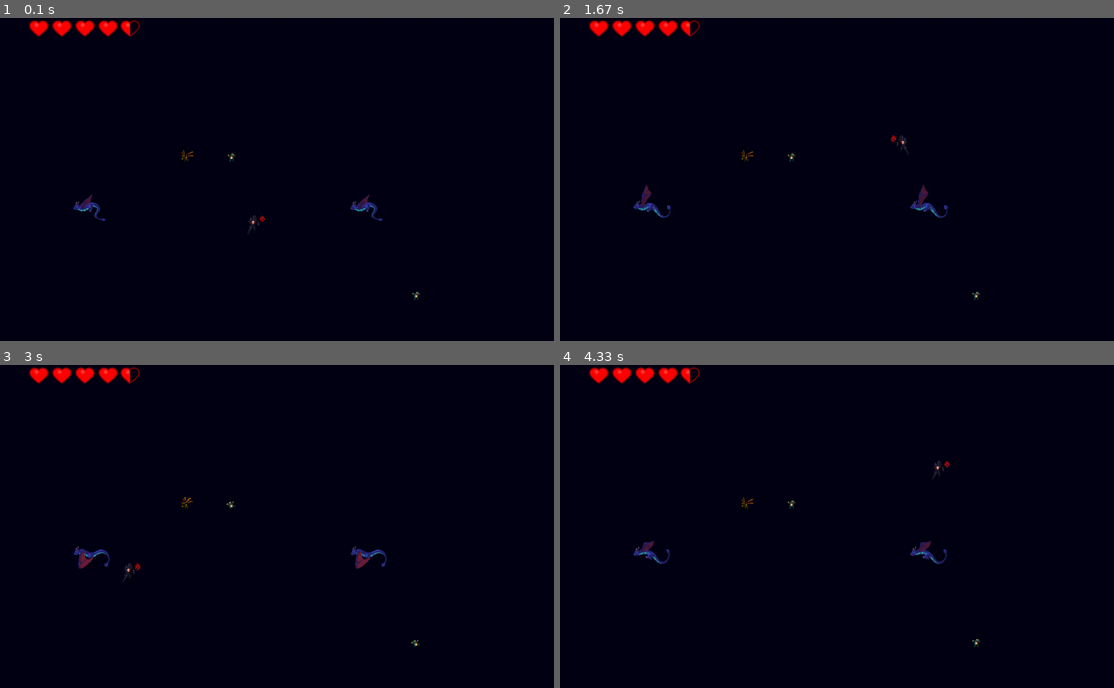
Above: before the commit, frames 1-4 (two rows, left to right).
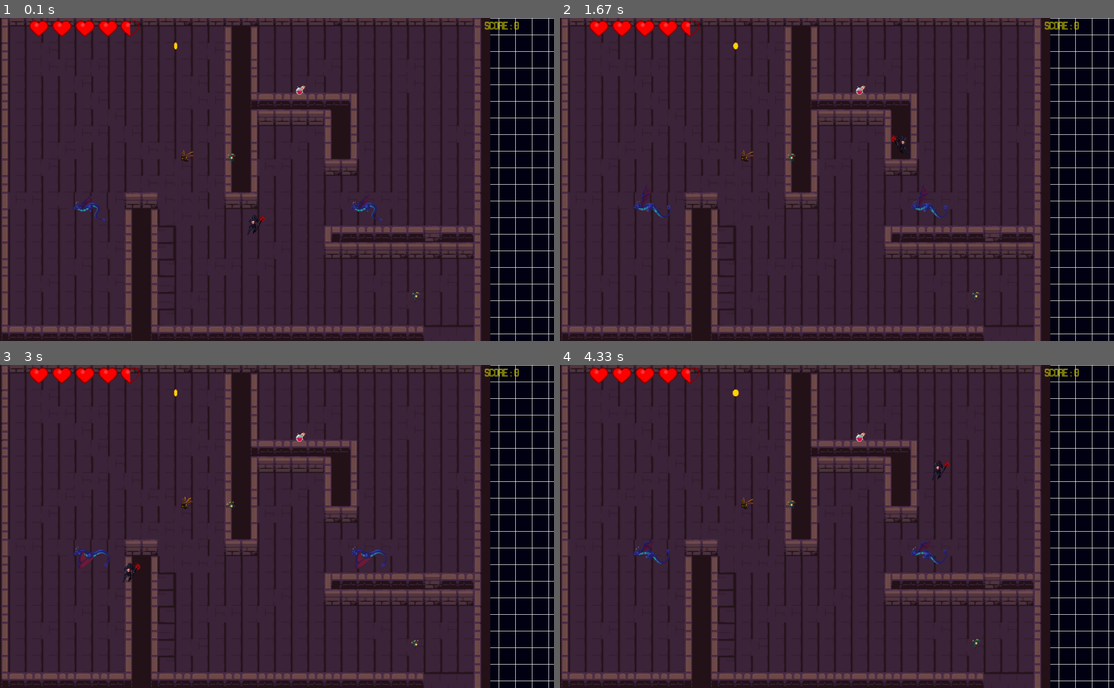
Above: after the commit, the same moments.

Repository: sergiosmmr/Juego_pygame-survivor-
Game: pygame game, started from main.py
Two runs of this game, one before a commit and one after it. Both use one fixed random seed, a clock stepped at 60 frames per second and the inputs below.
Inputs (mouse positions are in pixels of both pictures, inside the frame that each line leads up to):
- Up to frame 1 (0.1 s): no input
- Up to frame 2 (1.67 s): press the mouse at (1014, 169) at 0.37 s; move the mouse to (925, 185) at 0.47 s; release the mouse at (842, 202) at 0.6 s; hold D 0.67-1.13 s; hold W 1.17-1.47 s; hold A from 1.5 s (still down)
- Up to frame 3 (3 s): release A at 1.97 s; hold A 2-2.53 s; hold S 2.57-2.87 s; hold D from 2.9 s (still down)
- Up to frame 4 (4.33 s): release D at 3.3 s; hold W 3.33-3.7 s; hold D from 3.73 s (still down)

The runs differ from the first frame. In frame 1, 88% of the frame differs, in the area x 0-100%, y 0-100%; in frame 2, 88%; in frame 3, 88%; in frame 4, 88%.

Commit message:
se agrega matriz de tile de prueba y movimiento de mapa. nivel de mapas

Diff:
--- a/constantes_varaibles.py
+++ b/constantes_varaibles.py
@@ -14,10 +14,18 @@
 ESCALA_BALA = 0.01
 ESCALA_ENEMIGOS = 0.5
 ESCALA_CORAZONES = 0.1
+ESCALA_POSION_ROJA = 0.003
+ESCALA_MONEDA = 0.15
 TAMANIO_FUENTE_ENEMIGOS = 15
-
+TAMANIO_FUENTE_SCORE = 20
+TAMANIO_TILES = 36
+TIPOS_TILES = 100
+FILAS = 20
+COLUMNAS = 30
+LIMITES_PANTALLA = 150
 
 ####  COLORES  ####
+COLOR_BLANCO = (255, 255, 255)
 COLOR_AMARILLO = (255,255,0)
 COLOR_ROJO = (255, 0, 0)
 COLOR_DE_FONDO = (0, 0, 20)
@@ -28,4 +36,8 @@
 FPS = 60
 VELOCIDAD_PERSONAJE = 10
 COOLDOWN_BALAS = 150
+COOLDOWN_MONEDA = 80
 VELOCIDAD_BALAS = 20
+
+POSICION_TEXTO_SCORE_X = 1050
+POSICION_TEXTO_SCORE_Y = 5
--- /dev/null
+++ b/dividir_imagen.py
@@ -0,0 +1,45 @@
+from PIL import Image
+import os
+
+def dividir_guardar_imagen(ruta_imagen: str, carpeta_destino: str, divisiones_por_columna: int) -> None:
+    """
+    Divide una imagen en una cuadrícula y guarda cada fragmento por separado.
+
+    Parámetros:
+        ruta_imagen (str): Ruta del archivo de imagen original.
+        carpeta_destino (str): Carpeta donde se guardarán las partes generadas.
+        divisiones_por_columna (int): Número de divisiones horizontales (columnas).
+
+    Retorno:
+        None: La función guarda las imágenes directamente en la carpeta destino.
+    """
+    # Cargar imagen
+    img = Image.open(ruta_imagen)
+    ancho, alto = img.size
+
+    # Calcular el tamaño de cada cuadrado
+    tamanio_cuadrado = ancho // divisiones_por_columna
+    divisiones_por_fila = alto // tamanio_cuadrado
+
+    # Crear carpeta de destino si no existe
+    os.makedirs(carpeta_destino, exist_ok=True)
+
+    # Dividir y guardar cada tile
+    contador = 0
+    for i in range(divisiones_por_fila):
+        for j in range(divisiones_por_columna):
+            izquierda = j * tamanio_cuadrado
+            superior = i * tamanio_cuadrado
+            derecha = izquierda + tamanio_cuadrado
+            inferior = superior + tamanio_cuadrado
+
+            cuadrado = img.crop((izquierda, superior, derecha, inferior))
+            nombre_archivo = f"tile_{contador + 1}.png"
+            cuadrado.save(os.path.join(carpeta_destino, nombre_archivo))
+            contador += 1
+
+    img.close()
+    print(f"✅ Se guardaron {contador} tiles en '{carpeta_destino}'")
+
+# Ejemplo de uso
+dividir_guardar_imagen("assets/images/tiles/Dungeon_Tileset.png", "assets/images/tiles", 10)
--- /dev/null
+++ b/items.py
@@ -0,0 +1,36 @@
+import pygame as pg
+import pygame.sprite
+import constantes_varaibles as cons
+
+class Item(pg.sprite.Sprite):
+    def __init__(self, x, y, item_type, animacion_list):
+        super().__init__()
+        self.item_type = item_type
+        self.animacion_list = animacion_list
+        self.frame_index = 0
+        self.update_time = pg.time.get_ticks()
+        self.image = self.animacion_list[self.frame_index]
+        self.rect = self.image.get_rect()
+        self.rect.center = (x, y)
+
+    def update(self, personaje):
+        #comprobar colision entre el personaje y los items
+        if self.rect.colliderect(personaje.forma):
+            #si son monedas
+            if self.item_type == 0:
+                personaje.score += 100
+            #si son posiciones
+            elif self.item_type == 1:
+                personaje.energia += 50
+                if personaje.energia > 100:
+                     personaje.energia = 100
+            self.kill()
+
+        cooldown_animacion = cons.COOLDOWN_MONEDA
+        self.image = self.animacion_list[self.frame_index]
+
+        if pg.time.get_ticks() - self.update_time > cooldown_animacion:
+            self.frame_index += 1
+            self.update_time = pg.time.get_ticks()
+        if self.frame_index >= len(self.animacion_list):
+            self.frame_index = 0
--- a/main.py
+++ b/main.py
@@ -4,6 +4,9 @@
 import weapon as wp
 import os
 import texto as tx
+import items as ts
+import mundo as md
+import csv
 
 #######  FUNCIONES  ########
 
@@ -29,9 +32,13 @@
 ventana = pg.display.set_mode((cons.ANCHO_VENTANA, cons.ALTO_VENTANA))
 pg. display.set_caption(cons.NOMBRE_JUEGO)
 
+### variables ####
+posicion_pantalla = [0, 0]
+
+
 ##### FUENTES ######
 font = pg.font.Font("assets/font/Ryga.ttf", cons.TAMANIO_FUENTE_ENEMIGOS)
-
+font_score = pg.font.Font("assets/font/Ryga.ttf", cons.TAMANIO_FUENTE_SCORE)
 
 ##############importar imagenes#############
 
@@ -83,6 +90,29 @@
 #balas
 imagen_bala = pg.image.load(f"assets/images/weapons/bullets/fuego_1.png")
 imagen_bala = escalar_img(imagen_bala, cons.ESCALA_BALA)
+
+#cargar imagenes del mundo
+lista_tile = []
+for x in range(cons.TIPOS_TILES):
+    tile_image = pg.image.load(f"assets/images/tiles/tile_{x+1}.png")
+    tile_image = pg.transform.scale(tile_image, (cons.TAMANIO_TILES, cons.TAMANIO_TILES))
+    lista_tile.append(tile_image)
+
+#cargar imagen de los items
+posion_roja = pg.image.load("assets/images/items/posion/posion.png")
+posion_roja = escalar_img(posion_roja, cons.ESCALA_POSION_ROJA)
+
+monedas_imagen = []
+ruta_imagen = "assets/images/items/moneda"
+numero_monedas_imagen = contar_elementos(ruta_imagen)
+for i in range (numero_monedas_imagen):
+    img = pg.image.load(f"assets/images/items/moneda/moneda_frame_{i+1}.png")
+    img = escalar_img(img, cons.ESCALA_MONEDA)
+    monedas_imagen.append(img)
+
+def dibujar_texto_pantalla(texto, fuente, color, x, y):
+    img = fuente.render (texto, True, color)
+    ventana.blit(img, (x, y))
 
 def vida_jugador():
     corazon_mitad_dibujado = False
@@ -95,17 +125,38 @@
         else:
             ventana.blit(corazon_vacio, (5+i*50, 5))
 
+world_data = []
+
+for fila in range(cons.FILAS):
+    filas = [7] * cons.COLUMNAS
+    world_data.append(filas)
+
+#cargar el archivo con nivel
+with open("niveles/nivel_prueba_1.csv", newline="") as csv_file:
+    reader = csv.reader(csv_file, delimiter=',')
+    for y, fila in enumerate(reader):
+        for x, tile in enumerate(fila):
+            world_data [y] [x] = int(tile)
+
+
+world = md.Mundo()
+world.procesar_data(world_data, lista_tile)
+
+def dibujar_grid():
+    for x in range(50):
+        pg.draw.line(ventana, cons.COLOR_BLANCO, (x*cons.TAMANIO_TILES, 0), (x*cons.TAMANIO_TILES, cons.ALTO_VENTANA))
+        pg.draw.line(ventana, cons.COLOR_BLANCO, (0, x*cons.TAMANIO_TILES), (cons.ANCHO_VENTANA, x*cons.TAMANIO_TILES))
 
 
 #crear un jugador de la clase personaje en posicion x , y
-jugador = per.Personaje (550, 450, animaciones, 80)
+jugador = per.Personaje (550, 450, animaciones, 80, 1)
 
 #crear un enemigo de la clase personaje
-alien = per.Personaje(400, 300, animacion_enemigos[0], 100)
-dragon = per.Personaje(200, 400, animacion_enemigos[1], 100)
-rana = per.Personaje(900, 600, animacion_enemigos[2], 100)
-rana2 = per.Personaje(500, 300, animacion_enemigos[2], 100)
-dragon2 = per.Personaje(800, 400, animacion_enemigos[1], 100)
+alien = per.Personaje(400, 300, animacion_enemigos[0], 100, 2)
+dragon = per.Personaje(200, 400, animacion_enemigos[1], 100, 2)
+rana = per.Personaje(900, 600, animacion_enemigos[2], 100, 2)
+rana2 = per.Personaje(500, 300, animacion_enemigos[2], 100, 2)
+dragon2 = per.Personaje(800, 400, animacion_enemigos[1], 100, 2)
 
 #crear una lista de enemigos
 lista_enemigos = []
@@ -121,6 +172,13 @@
 #crear un grupo de sprites
 grupo_damage_text = pg.sprite.Group()
 grupo_balas = pg.sprite.Group()
+grupo_items = pg.sprite.Group()
+
+moneda = ts.Item(380, 60, 0, monedas_imagen)
+posion = ts.Item(650, 155, 1, [posion_roja])
+
+grupo_items.add(moneda)
+grupo_items.add(posion)
 
 #variables de movimiento del jugador
 
@@ -135,14 +193,13 @@
 run = True
 while run:
 
-
-
-
     #que valla a 60 fps
     reloj.tick(cons.FPS)
 
 
     ventana.fill(cons.COLOR_DE_FONDO)
+
+    dibujar_grid()
 
     #calcular movimiento del jugador
     delta_x = 0
@@ -157,10 +214,11 @@
     if mover_arriba == True:
         delta_y = -cons.VELOCIDAD_PERSONAJE
 
-
-
         #mover al jugador
-    jugador.movimiento(delta_x, delta_y)
+    posicion_pantalla = jugador.movimiento(delta_x, delta_y)
+
+    # actualiza el mapa
+    world.update(posicion_pantalla)
 
     #actualiza estado de jugador
     jugador.update()
@@ -168,7 +226,7 @@
     #actualiza estado de enemigo
     for ene in lista_enemigos:
         ene.update()
-        print(ene.energia)
+
 
     #actualiza el esatdo del arma
     bala = arma.update(jugador)
@@ -184,6 +242,12 @@
     # actualizar el daño
     grupo_damage_text.update()
 
+    #actualizar items
+    grupo_items.update(jugador)
+
+    #dibujar mundo
+    world.draw(ventana)
+
 
     #dibujar al jugador
     jugador.dibujar(ventana)
@@ -204,6 +268,10 @@
 
     #dibujar textos
     grupo_damage_text.draw(ventana)
+    dibujar_texto_pantalla(f"SCORE : {jugador.score}", font_score, cons.COLOR_AMARILLO, cons.POSICION_TEXTO_SCORE_X, cons.POSICION_TEXTO_SCORE_Y)
+
+    #dibujar items
+    grupo_items.draw(ventana)
 
 
     for event in pg.event.get():
--- /dev/null
+++ b/mundo.py
@@ -0,0 +1,30 @@
+import pygame as pg
+import constantes_varaibles as cons
+
+
+class Mundo():
+    def __init__(self):
+        self.maps_tile = []
+
+    def procesar_data (self, data, lista_tile):
+        self.level_lenght = len(data)
+        for y, row in enumerate (data):
+            for x, tile in enumerate(row):
+                #print(f"Intentando acceder al índice: {tile} | Tamaño de la lista: {len(lista_tile)}")
+                image = lista_tile[tile]
+                image_rect = image.get_rect()
+                image_x = x * cons.TAMANIO_TILES
+                image_y = y * cons.TAMANIO_TILES
+                image_rect.center = (image_x, image_y)
+                tile_data = [image, image_rect, image_x, image_y]
+                self.maps_tile.append(tile_data)
+
+    def update(self, posicion_pantalla):
+        for tile in self.maps_tile:
+            tile [2] += posicion_pantalla[0]
+            tile [3] += posicion_pantalla[1]
+            tile [1].center = (tile[2], tile[3])
+
+    def draw(self, surface):
+        for tile in self.maps_tile:
+            surface.blit(tile[0], tile[1])
--- /dev/null
+++ b/niveles/nivel_prueba_1.csv
@@ -0,0 +1,20 @@
+0,1,2,3,1,1,1,2,3,1,2,3,2,4,4,3,2,1,2,2,3,2,4,4,4,1,2,2,1,5
+10,21,21,21,21,21,21,21,21,21,21,21,21,21,15,10,21,21,21,21,21,21,21,21,21,21,21,21,21,15
+0,21,21,22,21,21,21,21,21,21,21,21,21,22,25,10,21,21,21,21,21,21,21,21,21,21,21,21,21,15
+10,21,21,22,22,21,22,21,21,21,21,21,21,21,15,20,21,21,21,21,22,21,21,21,21,22,21,21,21,5
+0,21,21,21,21,22,21,21,21,21,21,21,22,21,25,10,21,21,21,22,21,21,21,21,21,22,21,21,21,5
+0,21,21,21,21,21,22,21,21,21,21,21,22,22,15,40,41,42,41,42,41,53,21,21,21,21,21,21,21,5
+30,21,21,21,21,21,21,22,21,21,21,21,21,21,15,10,2,2,2,2,5,10,21,21,21,21,21,21,21,15
+30,21,21,21,21,22,22,21,22,21,21,21,21,22,25,10,21,21,21,22,15,20,21,21,21,21,21,21,22,5
+30,21,21,21,22,22,21,21,21,22,22,21,21,21,15,20,21,21,22,21,15,10,22,21,21,21,21,21,21,5
+30,21,21,22,21,21,21,21,21,21,21,22,21,21,15,10,22,22,21,21,3,3,21,21,21,21,21,21,21,15
+20,21,21,21,21,21,21,21,21,22,22,22,21,22,25,10,21,21,21,21,21,21,21,21,21,21,21,21,21,5
+30,22,22,21,24,24,24,22,1,3,22,22,22,21,4,3,21,21,21,21,21,22,22,22,22,21,21,21,21,5
+20,21,21,21,21,21,21,21,15,10,21,22,22,22,21,21,21,21,21,21,21,21,21,21,21,21,21,21,21,15
+30,21,21,21,21,21,21,21,25,20,14,21,21,21,21,21,21,21,21,21,50,44,42,42,44,44,3,44,42,5
+30,21,21,21,21,21,21,22,25,20,14,21,21,21,21,21,21,22,21,21,1,3,2,4,3,4,3,2,3,15
+20,21,21,21,21,22,21,21,15,10,11,21,21,22,22,21,22,21,21,21,21,21,21,21,21,21,21,21,21,5
+30,21,21,22,21,21,21,22,25,20,13,21,21,21,21,21,21,21,21,21,21,21,21,22,21,21,21,22,21,5
+30,21,21,21,21,21,21,21,15,10,13,21,22,21,21,21,21,21,21,21,21,21,21,21,21,22,21,21,21,35
+30,21,21,21,21,21,21,21,15,10,11,21,21,21,21,21,21,21,21,21,21,21,21,21,21,21,21,21,21,25
+40,41,42,41,42,41,42,44,45,40,41,43,41,41,43,41,43,43,41,43,43,41,41,43,41,43,12,12,12,35
--- a/personaje.py
+++ b/personaje.py
@@ -12,7 +12,8 @@
         el rectángulo que define la posición y el área de colisión
         del personaje en la pantalla.
     """
-    def __init__(self, x, y, animaciones, energia):
+    def __init__(self, x, y, animaciones, energia, tipo):
+        self.score = 0
         self.energia = energia
         self.vivo = True
         self.flip = False
@@ -26,14 +27,41 @@
         self.forma = self.image.get_rect()
         # posiciona el centro del rectángulo en las coordenadas (x, y)
         self.forma.center = (x, y)
+        self.tipo = tipo
 
     def movimiento (self, delta_x, delta_y):
+        posicion_pantalla = [0, 0]
         if delta_x < 0:
             self.flip = True
         if delta_x > 0:
             self.flip = False
         self.forma.x = self.forma.x + delta_x
         self.forma.y = self.forma.y + delta_y
+
+        #logica, solo aplica al jugador y no a los enemisgos
+        if self.tipo == 1:
+            #actualiza la pantalla segun estado del jugador
+            #mover pantalla izquierda o derecha
+            if self.forma.right > (cons. ANCHO_VENTANA - cons.LIMITES_PANTALLA):
+                posicion_pantalla [0] = (cons.ANCHO_VENTANA - cons.LIMITES_PANTALLA) - self.forma.right
+                self.forma.right = cons.ANCHO_VENTANA - cons.LIMITES_PANTALLA
+
+            if self.forma.left < cons.LIMITES_PANTALLA:
+                posicion_pantalla [0] = cons.LIMITES_PANTALLA - self.forma.left
+                self.forma.left = cons.LIMITES_PANTALLA
+
+            #mover pantalla arriba y bajo
+            if self.forma.bottom > (cons. ALTO_VENTANA - cons.LIMITES_PANTALLA):
+                posicion_pantalla [1] = (cons.ALTO_VENTANA - cons.LIMITES_PANTALLA) - self.forma.bottom
+                self.forma.bottom = cons.ALTO_VENTANA - cons.LIMITES_PANTALLA
+
+            if self.forma.top < cons.LIMITES_PANTALLA:
+                posicion_pantalla [1] = cons.LIMITES_PANTALLA - self.forma.top
+                self.forma.top = cons.LIMITES_PANTALLA
+            return posicion_pantalla
+
+
+
 
     def update(self):
         #comprobar si el personaje ha muerto
--- a/weapon.py
+++ b/weapon.py
@@ -88,7 +88,7 @@
         #verificar si hay colicion con enemigos
         for enemigo in lista_enemigos:
             if enemigo.forma.colliderect(self.rect):
-                danio = 15 + random.randint(-7, 7)
+                danio = -  (15 + random.randint(-7, 7))
                 pos_danio = enemigo.forma
                 enemigo.energia -= danio
                 self.kill()
Binary file added: assets/images/items/moneda/moneda_frame_1.png
Binary file added: assets/images/items/moneda/moneda_frame_2.png
Binary file added: assets/images/items/moneda/moneda_frame_3.png
Binary file added: assets/images/items/moneda/moneda_frame_4.png
Binary file added: assets/images/items/moneda/moneda_frame_5.png
Binary file added: assets/images/items/moneda/moneda_frame_6.png
Binary file added: assets/images/items/posion/posion.png
Binary file added: assets/images/tiles/Dungeon_Tileset.png
Binary file added: assets/images/tiles/tile_1.png
Binary file added: assets/images/tiles/tile_10.png
Binary file added: assets/images/tiles/tile_100.png
Binary file added: assets/images/tiles/tile_11.png
(and 96 more such lines)
